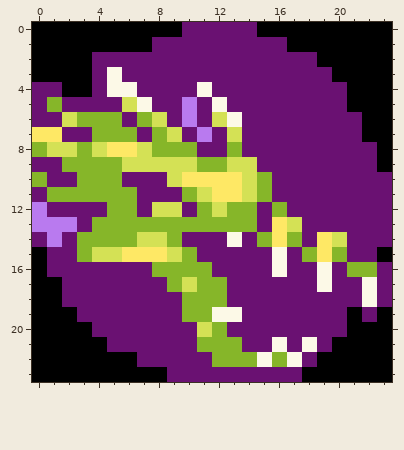
Pixel-art sprite -- trunk/sr2/Media/Sprites/Status Effects/DragonRage.png. This is how it looked before the edit.
The file is 24x24 pixels.
The same view after the edit:
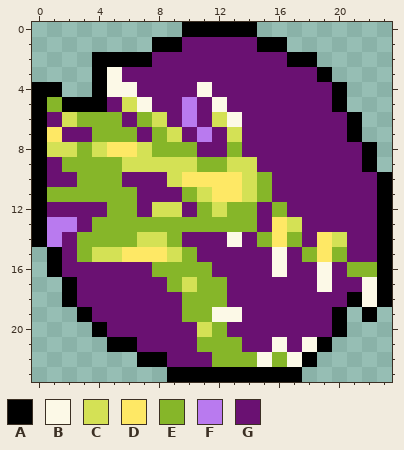
Palette (. is transparent): A #000000  B #fcf9e7  C #d4e155  D #fee865  E #86b629  F #b97aef  G #6a1172
Change:
{"y":0,"x":0,"old":"AAAAAAAAAAGGGGGAAAAAAAAA","new":"..........AAAAA........."}
{"y":1,"x":0,"old":"AAAAAAAAGG","new":"........AA"}
{"y":1,"x":15,"old":"GGAAAAAAA","new":"AA......."}
{"y":2,"x":0,"old":"AAAAGGGG","new":"....AAAA"}
{"y":2,"x":17,"old":"GGAAAAA","new":"AA....."}
{"y":3,"x":0,"old":"AAAAG","new":"....A"}
{"y":3,"x":19,"old":"GAAAA","new":"A...."}
{"y":4,"x":0,"old":"GGAAG","new":"AA..A"}
{"y":4,"x":20,"old":"GAAA","new":"A..."}
{"y":5,"x":0,"old":"G","new":"A"}
{"y":5,"x":2,"old":"GGG","new":"AAA"}
{"y":5,"x":20,"old":"GAAA","new":"A..."}
{"y":6,"x":0,"old":"G","new":"A"}
{"y":6,"x":21,"old":"GAA","new":"A.."}
{"y":7,"x":0,"old":"D","new":"A"}
{"y":7,"x":21,"old":"GAA","new":"A.."}
{"y":8,"x":0,"old":"E","new":"A"}
{"y":8,"x":22,"old":"GA","new":"A."}
{"y":9,"x":0,"old":"G","new":"A"}
{"y":9,"x":22,"old":"GA","new":"A."}
{"y":10,"x":0,"old":"E","new":"A"}
{"y":10,"x":23,"old":"G","new":"A"}
{"y":11,"x":0,"old":"G","new":"A"}
{"y":11,"x":23,"old":"G","new":"A"}
{"y":12,"x":0,"old":"F","new":"A"}
{"y":12,"x":23,"old":"G","new":"A"}
{"y":13,"x":0,"old":"F","new":"A"}
{"y":13,"x":23,"old":"G","new":"A"}
{"y":14,"x":0,"old":"G","new":"A"}
{"y":14,"x":23,"old":"G","new":"A"}
{"y":15,"x":0,"old":"AG","new":".A"}
{"y":16,"x":0,"old":"AG","new":".A"}
{"y":16,"x":23,"old":"G","new":"A"}
{"y":17,"x":0,"old":"AAG","new":"..A"}
{"y":17,"x":23,"old":"G","new":"A"}
{"y":18,"x":0,"old":"AAG","new":"..A"}
{"y":18,"x":21,"old":"G","new":"A"}
{"y":18,"x":23,"old":"G","new":"A"}
{"y":19,"x":0,"old":"AAAG","new":"...A"}
{"y":19,"x":20,"old":"GAGA","new":"A.A."}
{"y":20,"x":0,"old":"AAAAG","new":"....A"}
{"y":20,"x":20,"old":"GAAA","new":"A..."}
{"y":21,"x":0,"old":"AAAAAGG","new":".....AA"}
{"y":21,"x":19,"old":"GAAAA","new":"A...."}
{"y":22,"x":0,"old":"AAAAAAAGG","new":".......AA"}
{"y":22,"x":18,"old":"GAAAAA","new":"A....."}
{"y":23,"x":0,"old":"AAAAAAAAAGGGGGGGGGAAAAAA","new":".........AAAAAAAAA......"}
